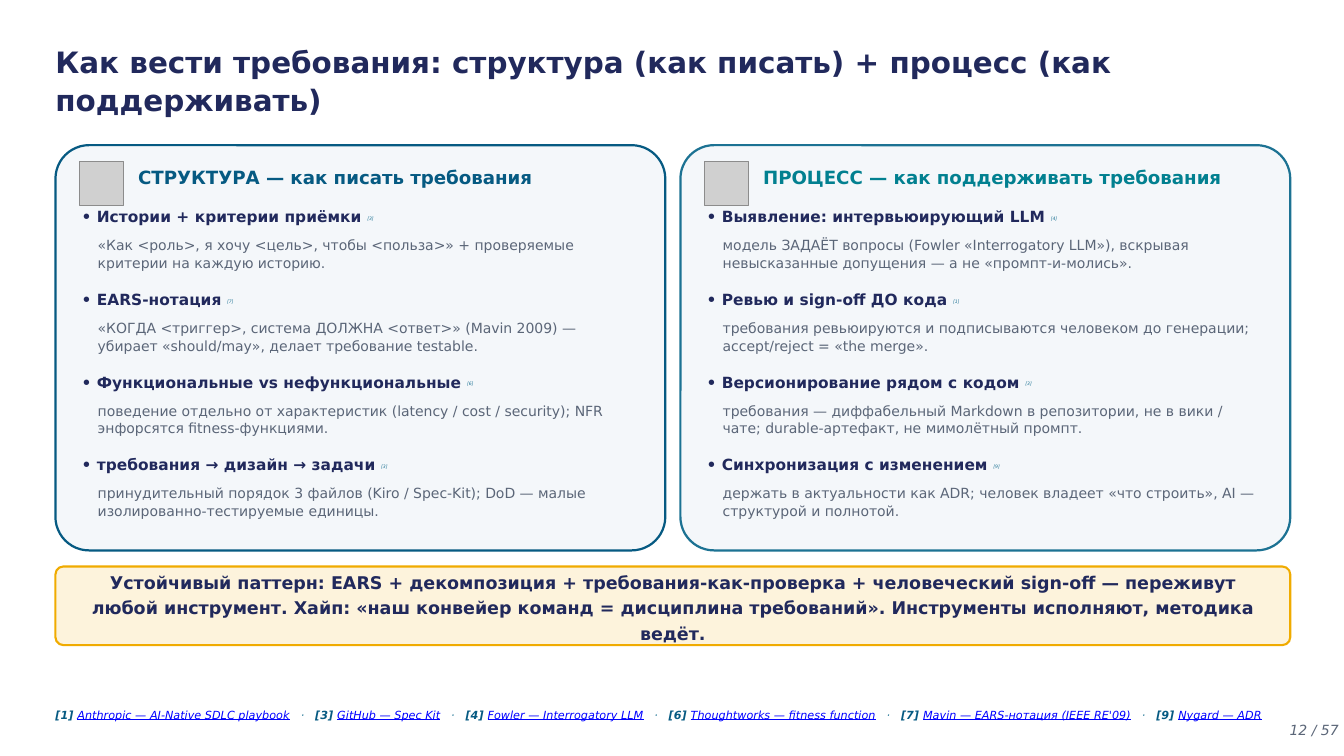
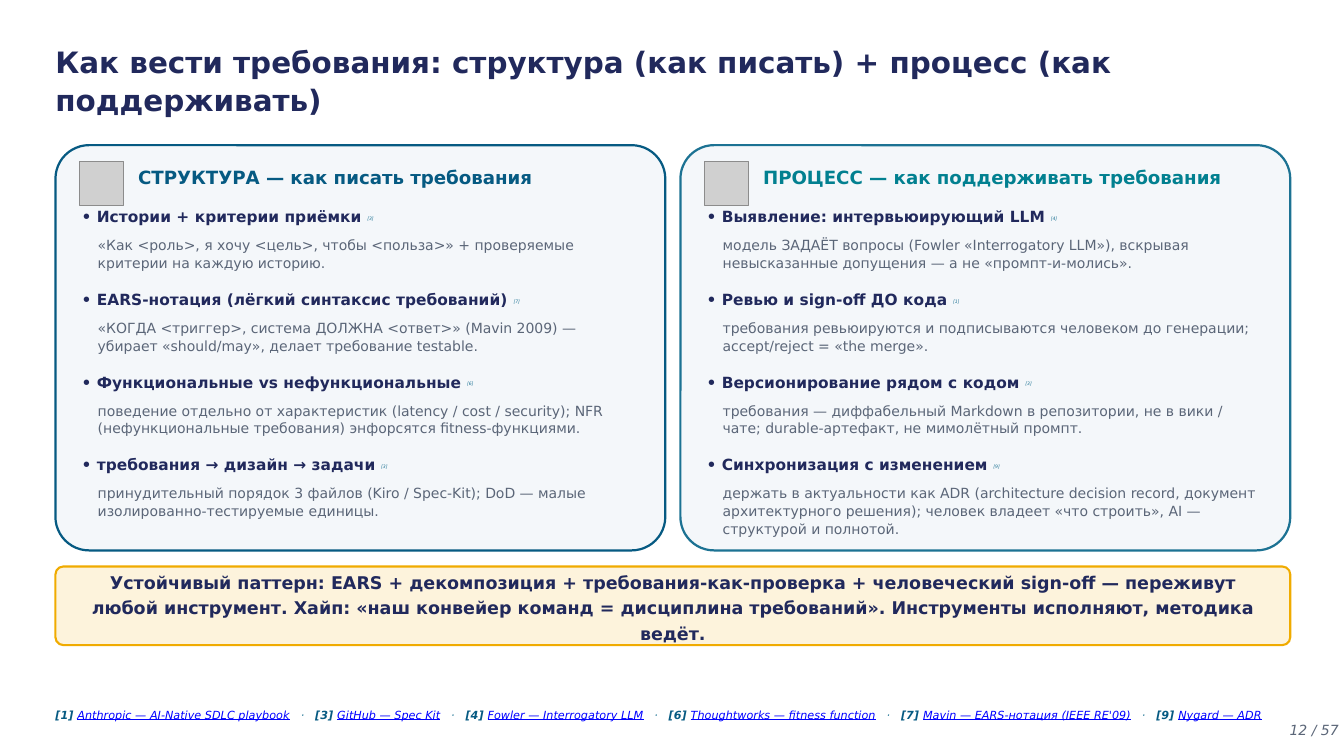
Before and after one commit to tellina-study/AI-usage-lessons, a slide deck: slide 12 of library/lectures/lec-04/rendered/lec-04.pptx. Drawn at 1344x756 pixels with LibreOffice and Linux fonts; fonts in the diff are those of the drawing; grey boxes stand for pictures. Boxes give left, top, right and bottom in pixels: in the first picture for what was removed or moved away, otherwise in the second. Text is boxed around its words. In the diff, an @@ line names an element or a change of style, - is before the commit and + after.

```diff
--- a/library/lectures/lec-04/rendered/lec-04.pptx
+++ b/library/lectures/lec-04/rendered/lec-04.pptx
@@ text at box(97, 293, 520, 309): text changed @@
-• EARS-нотация [7]
+• EARS-нотация (лёгкий синтаксис требований) [7]
@@ text at box(98, 405, 603, 436): text changed @@
-поведение отдельно от характеристик (latency / cost / security); NFR энфорсятся fitness-функциями.
+поведение отдельно от характеристик (latency / cost / security); NFR (нефункциональные требования) энфорсятся fitness-функциями.
@@ text at box(723, 487, 1255, 537): text changed @@
-держать в актуальности как ADR; человек владеет «что строить», AI — структурой и полнотой.
+держать в актуальности как ADR (architecture decision record, документ архитектурного решения); человек владеет «что строить», AI — структурой и полнотой.
```
Also in this commit, not shown: 15 other slides changed, 59 other files.
